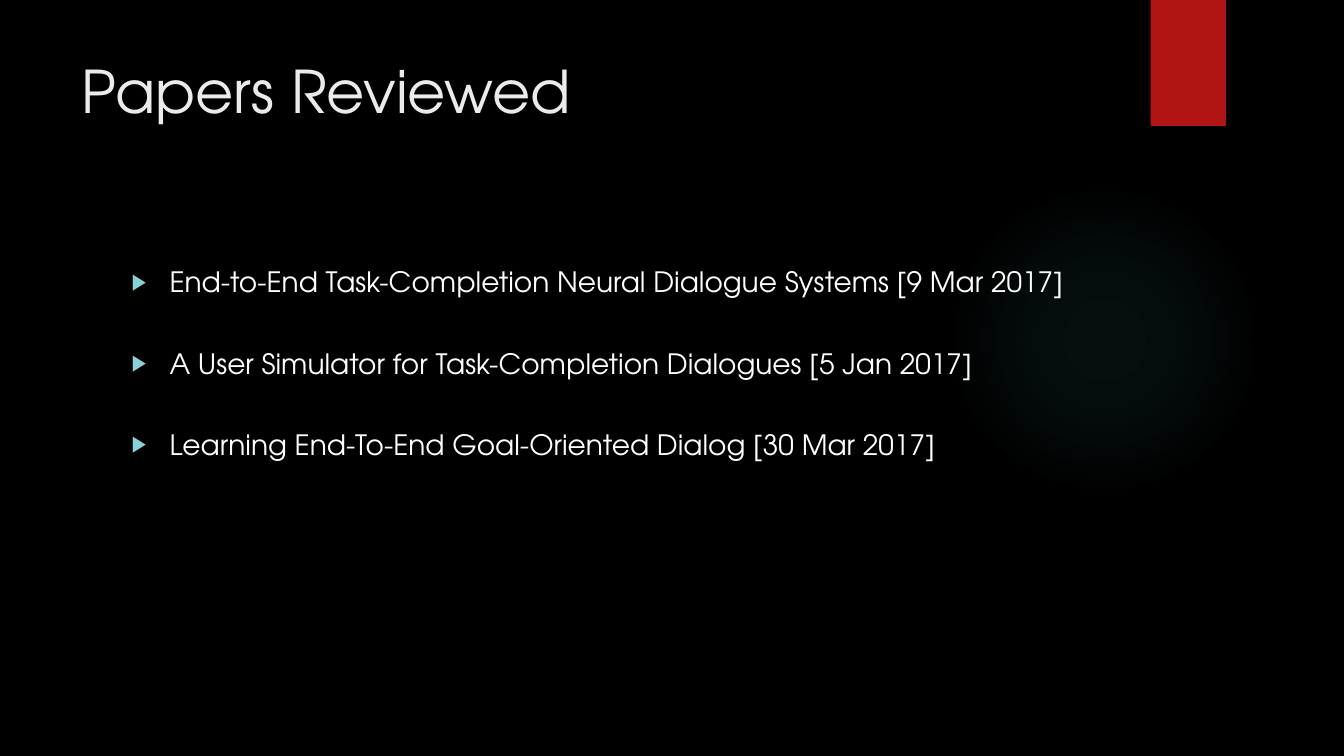
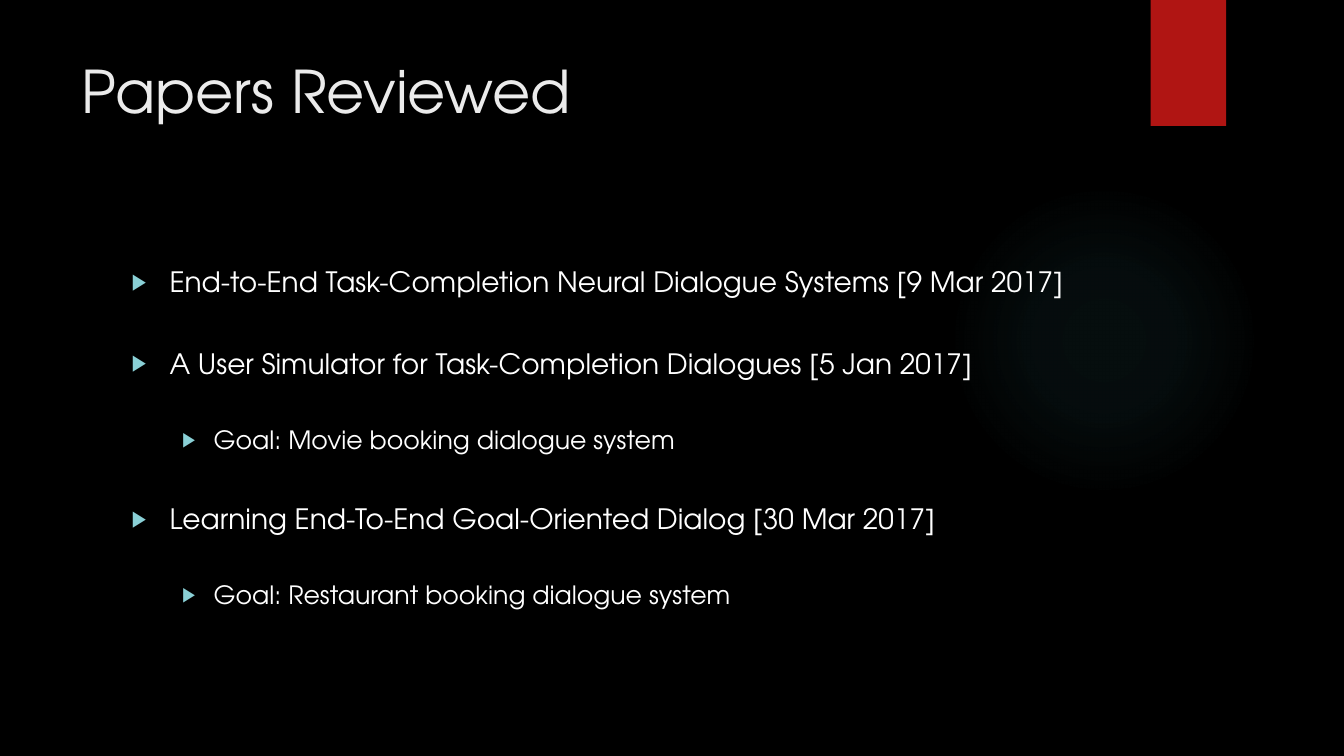
Before and after one commit to agsarthak/Goal-oriented-Dialogue-Systems, a slide deck: slide 3 of Presentation.pptx. Drawn at 1344x756 pixels with LibreOffice and Linux fonts; fonts in the diff are those of the drawing; background and template pictures are left out. Boxes give left, top, right and bottom in pixels: in the first picture for what was removed or moved away, otherwise in the second. Text is boxed around its words. In the diff, an @@ line names an element or a change of style, - is before the commit and + after.

```diff
--- a/Presentation.pptx
+++ b/Presentation.pptx
@@ text at [214, 430, 674, 455]: paragraph added @@
+  ▶ Goal: Movie booking dialogue system
@@ text at [214, 585, 730, 610]: paragraph added @@
+  ▶ Goal: Restaurant booking dialogue system
```
Also in this commit, not shown: 3 other slides changed, 11 slides added, 1 slide removed, 2 other files.
